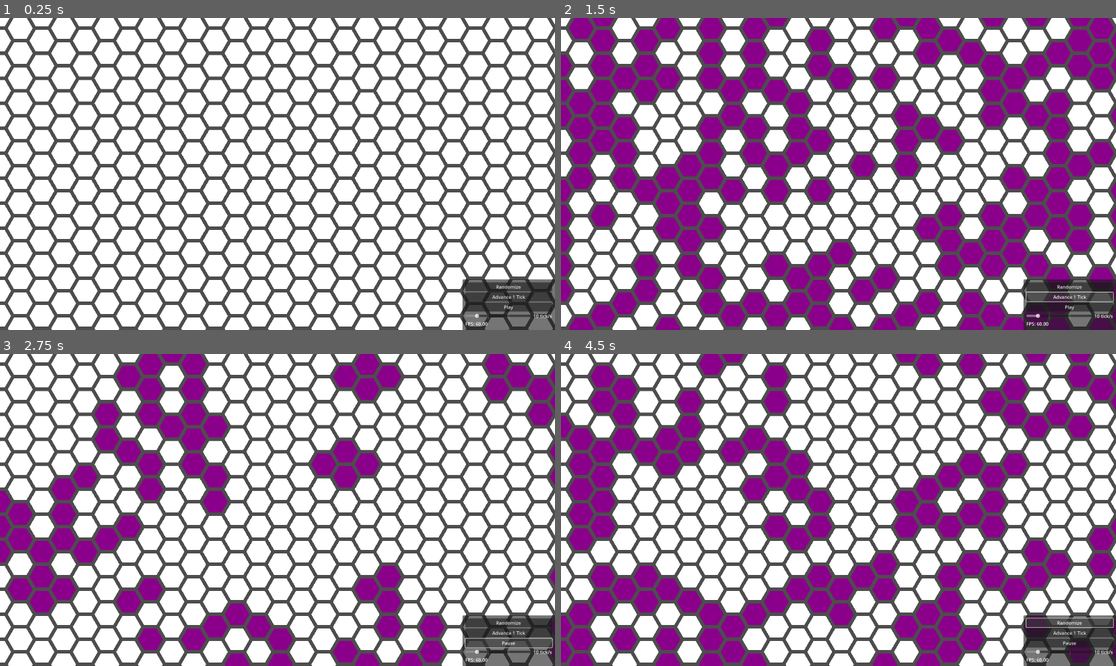
Above: before the commit, frames 1-4 (two rows, left to right).
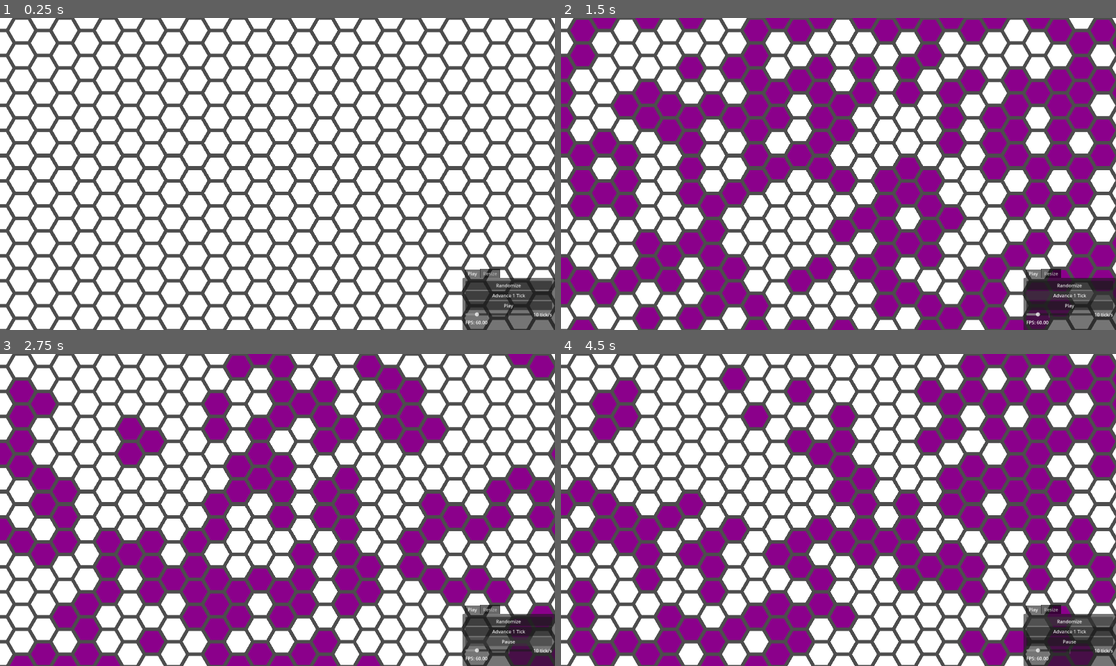
Above: after the commit, the same moments.

Repository: super-Colin/godot-hexagon-life
Game: Godot game, scene res://game.tscn
Same seed, same stepped clock (60 frames per second), same inputs: the game is played once before the commit and once after it.
Inputs:
- Up to frame 1 (0.25 s): no input
- Up to frame 2 (1.5 s): click "Randomize" at 0.5 s; click "Advance 1 Tick" at 1.25 s
- Up to frame 3 (2.75 s): click "Play" at 2 s
- Up to frame 4 (4.5 s): click "Pause" at 2.75 s; click "Play" at 3.5 s; click "Randomize" at 4.25 s

The runs differ from the first frame. In frame 1, 26% of the frame differs, in the area x 0-100%, y 0-100%; in frame 2, 56%; in frame 3, 53%; in frame 4, 52%.

Commit message:
piecing out and adding to the ui

Diff:
--- a/Globals.gd
+++ b/Globals.gd
@@ -2,11 +2,18 @@
 
 
 signal s_updateState
+signal s_playingToggled
 
 
-var gridRef
+var gridRef:Node
 var advancingTick:bool = false
 
+var playing:bool = false
+var timer:float = 0.0
+var timerTarget:float = 0.1
+
+var currentRule:Callable = Rules.conway_basic
+var currentExtraArgs:Dictionary = {"maxAge":8}
 
 
 func advanceTick():
@@ -16,7 +23,8 @@
 		else:
 			print("globals - skipping tick advance call")
 			return
-		gridRef.runRulesAlgo(rulesAlgo_basic)
+		gridRef.runRulesAlgo(currentRule, currentExtraArgs)
+		#gridRef.runRulesAlgo(conway_age, {"maxAge":8})
 		s_updateState.emit()
 		advancingTick = false
 
@@ -27,7 +35,7 @@
 		else:
 			print("globals - skipping randomize call")
 			return
-		gridRef.runRulesAlgo(rulesAlgo_randomize)
+		gridRef.runRulesAlgo(Rules.randomize_coinFlip)
 		s_updateState.emit()
 		advancingTick = false
 
@@ -37,37 +45,54 @@
 
 
 
+func togglePlaying():
+	Globals.playing = ! Globals.playing
+	s_playingToggled.emit()
 
-func rulesAlgo_randomize(_cell, _cellNeighbors)->CellStates:
-	if randi() % 2 == 0:
-		return CellStates.ALIVE
-	return CellStates.DEAD
 
-func rulesAlgo_basic(cell, cellNeighbors)->CellStates:
-	#print("rules - neighbors: ", neighbors)
-	var liveNeighbors = countLiveNeighbors(cellNeighbors)
-	if cell.currentState == CellStates.ALIVE:
-		if liveNeighbors <= 1 or liveNeighbors > 3:
-			return CellStates.DEAD
-		else:
-			return CellStates.ALIVE
-	else: # cell is dead
-		if liveNeighbors == 3:
-			return CellStates.ALIVE
-	return CellStates.DEAD
+#
+#func rulesAlgo_randomize(_cell, _cellNeighbors)->CellStates:
+	#if randi() % 2 == 0:
+		#return CellStates.ALIVE
+	#return CellStates.DEAD
+#
+#
+#func rulesAlgo_age(cell, cellNeighbors)->CellStates:
+	#if cell.age > 24:
+		#cell.age = 0
+		#return CellStates.DEAD
+	#if rulesAlgo_basic(cell, cellNeighbors) == CellStates.DEAD:
+		#cell.age = 0
+		#return CellStates.DEAD
+	#cell.age += 1
+	#return CellStates.ALIVE
+	#return rulesAlgo_basic(cell, cellNeighbors)
+#
+#func rulesAlgo_basic(cell, cellNeighbors)->CellStates:
+	##print("rules - neighbors: ", neighbors)
+	#var liveNeighbors = countLiveNeighbors(cellNeighbors)
+	#if cell.currentState == CellStates.ALIVE:
+		#if liveNeighbors <= 1 or liveNeighbors > 3:
+			#return CellStates.DEAD
+		#else:
+			#return CellStates.ALIVE
+	#else: # cell is dead
+		#if liveNeighbors == 3:
+			#return CellStates.ALIVE
+	#return CellStates.DEAD
+#
 
 
 
 
 
-
-func countLiveNeighbors(neighbors:Array)->int:
-	var total = 0
-	for n in neighbors:
-		if "currentState" in n and n.currentState == CellStates.ALIVE:
-			#print("globals - live cell")
-			total += 1
-	return total
+#func countLiveNeighbors(neighbors:Array)->int:
+	#var total = 0
+	#for n in neighbors:
+		#if "currentState" in n and n.currentState == CellStates.ALIVE:
+			##print("globals - live cell")
+			#total += 1
+	#return total
 
 
 #
--- /dev/null
+++ b/Rules.gd
@@ -0,0 +1,54 @@
+extends Node
+
+
+
+
+func randomize_coinFlip(_cell, _cellNeighbors, extraArgs:Dictionary={})->Globals.CellStates:
+	if randi() % 2 == 0:
+		return Globals.CellStates.ALIVE
+	return Globals.CellStates.DEAD
+
+
+func conway_age(cell, cellNeighbors, extraArgs:Dictionary={})->Globals.CellStates:
+	var maxAge = 24
+	if "maxAge" in extraArgs:
+		maxAge = extraArgs.maxAge
+	if cell.age > maxAge:
+		cell.age = 0
+		return Globals.CellStates.DEAD
+	if conway_basic(cell, cellNeighbors, extraArgs) == Globals.CellStates.DEAD:
+		cell.age = 0
+		return Globals.CellStates.DEAD
+	cell.age += 1
+	return Globals.CellStates.ALIVE
+
+func conway_basic(cell, cellNeighbors, extraArgs:Dictionary={})->Globals.CellStates:
+	#print("rules - neighbors: ", neighbors)
+	var liveNeighbors = countLiveNeighbors(cellNeighbors)
+	if cell.currentState == Globals.CellStates.ALIVE:
+		if liveNeighbors <= 1 or liveNeighbors > 3:
+			return Globals.CellStates.DEAD
+		else:
+			return Globals.CellStates.ALIVE
+	else: # cell is dead
+		if liveNeighbors == 3:
+			return Globals.CellStates.ALIVE
+	return Globals.CellStates.DEAD
+
+
+
+
+
+
+func countLiveNeighbors(neighbors:Array)->int:
+	var total = 0
+	for n in neighbors:
+		if "currentState" in n and n.currentState == Globals.CellStates.ALIVE:
+			#print("globals - live cell")
+			total += 1
+	return total
+
+
+
+
+#
--- /dev/null
+++ b/Utilities.gd
@@ -0,0 +1,24 @@
+extends Node
+
+
+
+
+
+
+
+
+
+
+
+
+
+
+
+
+
+
+
+
+
+
+#
--- a/game.gd
+++ b/game.gd
@@ -1,60 +1,31 @@
 extends Control
-
-
-var playing = false
-var timer = 0.0
-var timerTarget = 0.1
 
 
 
 
 
-func _ready() -> void:
-	%RandomizeButton.pressed.connect(Globals.randomizeGrid)
-	%AdvanceTickButton.pressed.connect(Globals.advanceTick)
-	%PlayButton.pressed.connect(togglePlaying)
-	%SpeedHSlider.drag_ended.connect(fpsDragEnded)
-
-
-func togglePlaying():
-	playing = ! playing
-	if playing:
-		%PlayButton.text = "Pause"
-	else:
-		%PlayButton.text = "Play"
 
 
 func _process(delta: float) -> void:
 	if Input.is_action_just_pressed("ZoomIn"):
-		print("zoom in")
+		#print("zoom in")
 		set_zoom(%Camera2D.zoom * 1.1)
-		#%Camera2D.zoom *= 1.1
 	elif Input.is_action_just_pressed("ZoomOut"):
-		print("zoom out")
+		#print("zoom out")
 		set_zoom(%Camera2D.zoom * 0.9)
-		#%Camera2D.zoom * 0.9
 	if Input.is_action_just_pressed("TogglePlaying"):
-		togglePlaying()
+		Globals.togglePlaying()
 	if Input.is_action_just_pressed("Randomize"):
 		Globals.randomizeGrid()
-	elif playing:
-		timer += delta
-		if timer >= timerTarget:
+	elif Globals.playing:
+		Globals.timer += delta
+		if Globals.timer >= Globals.timerTarget:
 			#print("game - timer is: ", timer, ", delta is: ", delta)
 			Globals.advanceTick()
-			timer = 0.0
-	%ActualSpeedLabel.text = "FPS: " + str(1.0 / delta).pad_decimals(2)
+			Globals.timer = 0.0
+	#%ActualSpeedLabel.text = "FPS: " + str(1.0 / delta).pad_decimals(2)
 
-func fpsDragEnded(valChanged):
-	if not valChanged:
-		return
-	updateTimer()
 
-func updateTimer():
-	timerTarget = %SpeedHSlider.value / 60.0 # 60 / 60 = 1 || 1 / 60 = 0.016
-	print("game - new timerTarget is: ", timerTarget)
-	#%SpeedLabel.text = str(%SpeedHSlider.value) + "ticks/s"
-	%SpeedLabel.text = str(1.0 / timerTarget).pad_decimals(2) + "ticks/s" # 60 ? ?? = 1 || 1 ? ? = 60
 
 
 
--- a/game.tscn
+++ b/game.tscn
@@ -1,7 +1,8 @@
-[gd_scene load_steps=3 format=3 uid="uid://cnaqspjjpwcg1"]
+[gd_scene load_steps=4 format=3 uid="uid://cnaqspjjpwcg1"]
 
 [ext_resource type="PackedScene" uid="uid://b1k8gu3pct8fj" path="res://grid.tscn" id="1_80nbo"]
 [ext_resource type="Script" uid="uid://rn0dild5bfh3" path="res://game.gd" id="1_e2o6t"]
+[ext_resource type="PackedScene" uid="uid://dm5u1udjxdesx" path="res://ui/ui_simulation_settings.tscn" id="4_fc0e3"]
 
 [node name="Game" type="Control"]
 layout_mode = 3
@@ -10,6 +11,7 @@
 anchor_bottom = 1.0
 grow_horizontal = 2
 grow_vertical = 2
+size_flags_horizontal = 3
 mouse_filter = 2
 script = ExtResource("1_e2o6t")
 
@@ -26,74 +28,28 @@
 
 [node name="Camera2D" type="Camera2D" parent="."]
 unique_name_in_owner = true
-position = Vector2(965, 548)
+position = Vector2(960, 540)
 
 [node name="CanvasLayer" type="CanvasLayer" parent="."]
 
 [node name="HBoxContainer" type="HBoxContainer" parent="CanvasLayer"]
-offset_left = 1600.0
-offset_right = 1920.0
-offset_bottom = 1080.0
+anchors_preset = 3
+anchor_left = 1.0
+anchor_top = 1.0
+anchor_right = 1.0
+anchor_bottom = 1.0
+offset_left = -320.0
+offset_top = -1080.0
+grow_horizontal = 0
+grow_vertical = 0
 size_flags_horizontal = 10
 
 [node name="VBoxContainer" type="VBoxContainer" parent="CanvasLayer/HBoxContainer"]
 custom_minimum_size = Vector2(300, 50)
 layout_mode = 2
 size_flags_horizontal = 8
-size_flags_vertical = 8
+alignment = 2
 
-[node name="PanelContainer" type="PanelContainer" parent="CanvasLayer/HBoxContainer/VBoxContainer"]
+[node name="SimulationSettings" parent="CanvasLayer/HBoxContainer/VBoxContainer" instance=ExtResource("4_fc0e3")]
 layout_mode = 2
-
-[node name="MarginContainer" type="MarginContainer" parent="CanvasLayer/HBoxContainer/VBoxContainer/PanelContainer"]
-layout_mode = 2
-theme_override_constants/margin_left = 10
-theme_override_constants/margin_top = 10
-theme_override_constants/margin_right = 10
-theme_override_constants/margin_bottom = 10
-
-[node name="VBoxContainer" type="VBoxContainer" parent="CanvasLayer/HBoxContainer/VBoxContainer/PanelContainer/MarginContainer"]
-custom_minimum_size = Vector2(300, 50)
-layout_mode = 2
-size_flags_horizontal = 8
-size_flags_vertical = 8
-
-[node name="RandomizeButton" type="Button" parent="CanvasLayer/HBoxContainer/VBoxContainer/PanelContainer/MarginContainer/VBoxContainer"]
-unique_name_in_owner = true
-layout_mode = 2
-text = "Randomize"
-
-[node name="AdvanceTickButton" type="Button" parent="CanvasLayer/HBoxContainer/VBoxContainer/PanelContainer/MarginContainer/VBoxContainer"]
-unique_name_in_owner = true
-layout_mode = 2
-text = "Advance 1 Tick"
-
-[node name="PlayButton" type="Button" parent="CanvasLayer/HBoxContainer/VBoxContainer/PanelContainer/MarginContainer/VBoxContainer"]
-unique_name_in_owner = true
-layout_mode = 2
-text = "Play"
-
-[node name="HBoxContainer" type="HBoxContainer" parent="CanvasLayer/HBoxContainer/VBoxContainer/PanelContainer/MarginContainer/VBoxContainer"]
-layout_mode = 2
-
-[node name="SpeedHSlider" type="HSlider" parent="CanvasLayer/HBoxContainer/VBoxContainer/PanelContainer/MarginContainer/VBoxContainer/HBoxContainer"]
-unique_name_in_owner = true
-layout_mode = 2
-size_flags_horizontal = 3
-size_flags_vertical = 4
-min_value = 1.0
-max_value = 60.0
-value = 10.0
-rounded = true
-tick_count = 4
-
-[node name="SpeedLabel" type="Label" parent="CanvasLayer/HBoxContainer/VBoxContainer/PanelContainer/MarginContainer/VBoxContainer/HBoxContainer"]
-unique_name_in_owner = true
-layout_mode = 2
-text = "10 tick/s"
-vertical_alignment = 1
-
-[node name="ActualSpeedLabel" type="Label" parent="CanvasLayer/HBoxContainer/VBoxContainer/PanelContainer/MarginContainer/VBoxContainer"]
-unique_name_in_owner = true
-layout_mode = 2
-text = "Actual Ticks/s: "
+size_flags_vertical = 1
--- a/grid.gd
+++ b/grid.gd
@@ -33,7 +33,7 @@
 
 
 
-func runRulesAlgo(rulesAlgo:Callable):
+func runRulesAlgo(rulesAlgo:Callable, extraArgs:Dictionary={}):
 	#print("grid - running rules")
 	for c in cellReferenceArray:
 		var coord = cellReferenceArray[c].coord
@@ -41,7 +41,8 @@
 		#if coord == Vector2i(3, 3):
 			#print("grid - ", coord, " live neighbors: ", Globals.countLiveNeighbors(neighbors))
 			#print("grid - ", coord, " neighbors: ", neighbors)
-		cellReferenceArray[c].setNextState(rulesAlgo.call(cellReferenceArray[c], neighbors))
+		var stateResult = rulesAlgo.call(cellReferenceArray[c], neighbors, extraArgs)
+		cellReferenceArray[c].setNextState(stateResult)
 
 
 
@@ -99,7 +100,6 @@
 	#print("grid - ref array is: ", cellReferenceArray)
 
 
-
 # these are all based on doubled hieght coords
 func neighbor_leftTop(centerCoord:Vector2i):
 	var key = str(neighborCoord_leftTop(centerCoord))
--- a/grid_cell.gd
+++ b/grid_cell.gd
@@ -22,6 +22,7 @@
 var selectedBgColor = defaultSelectedBgColor
 var hoveringOn:bool = false
 var toggledOn:bool = false
+var age = 0
 
 # State vars
 var coord:Vector2i
@@ -72,6 +73,8 @@
 
 func mouseEntered():
 	hoveringOn = true
+	if Input.is_action_pressed("MainClick"):
+		clickedOn_main()
 	#toSelectedColor()
 
 func mouseExited():
@@ -132,11 +135,5 @@
 	else:
 		currentState = Globals.CellStates.ALIVE
 	setColorWithState()
-	#if toggledOn:
-		#currentBgColor = Color.DARK_MAGENTA
-		#selectedBgColor = Color.LIGHT_SALMON
-	#else:
-		#currentBgColor = defaultBgColor
-		#selectedBgColor = defaultSelectedBgColor
 	toCurrentColor()
 #
--- a/project.godot
+++ b/project.godot
@@ -17,6 +17,7 @@
 
 [autoload]
 
+Rules="*res://Rules.gd"
 Globals="*res://Globals.gd"
 
 [display]
--- /dev/null
+++ b/ui/ui_play.gd
@@ -0,0 +1,43 @@
+extends VBoxContainer
+
+
+
+
+
+
+func _ready() -> void:
+	%RandomizeButton.pressed.connect(Globals.randomizeGrid)
+	%AdvanceTickButton.pressed.connect(Globals.advanceTick)
+	%PlayButton.pressed.connect(Globals.togglePlaying)
+	%SpeedHSlider.drag_ended.connect(fpsDragEnded)
+	Globals.s_playingToggled.connect(playingToggled)
+
+
+func _process(delta: float) -> void:
+	%ActualSpeedLabel.text = "FPS: " + str(1.0 / delta).pad_decimals(2)
+
+
+func playingToggled():
+	if Globals.playing:
+		%PlayButton.text = "Pause"
+	else:
+		%PlayButton.text = "Play"
+
+
+
+func fpsDragEnded(valChanged):
+	if not valChanged:
+		return
+	updateTimer()
+
+
+func updateTimer():
+	Globals.timerTarget = %SpeedHSlider.value / 60.0
+	print("ui_play - new timerTarget is: ", Globals.timerTarget)
+	#%SpeedLabel.text = str(%SpeedHSlider.value) + "ticks/s"
+	%SpeedLabel.text = str(1.0 / Globals.timerTarget).pad_decimals(2) + "ticks/s"
+
+
+
+
+#
--- /dev/null
+++ b/ui/ui_play.tscn
@@ -0,0 +1,52 @@
+[gd_scene load_steps=2 format=3 uid="uid://dm36il5bvf7j5"]
+
+[ext_resource type="Script" uid="uid://dage6k472j8bp" path="res://ui/ui_play.gd" id="1_ytoth"]
+
+[node name="Playing" type="VBoxContainer"]
+custom_minimum_size = Vector2(300, 50)
+size_flags_horizontal = 8
+size_flags_vertical = 8
+script = ExtResource("1_ytoth")
+
+[node name="RandomizeButton" type="Button" parent="."]
+unique_name_in_owner = true
+layout_mode = 2
+focus_mode = 0
+text = "Randomize"
+
+[node name="AdvanceTickButton" type="Button" parent="."]
+unique_name_in_owner = true
+layout_mode = 2
+focus_mode = 0
+text = "Advance 1 Tick"
+
+[node name="PlayButton" type="Button" parent="."]
+unique_name_in_owner = true
+layout_mode = 2
+focus_mode = 0
+text = "Play"
+
+[node name="HBoxContainer" type="HBoxContainer" parent="."]
+layout_mode = 2
+
+[node name="SpeedHSlider" type="HSlider" parent="HBoxContainer"]
+unique_name_in_owner = true
+layout_mode = 2
+size_flags_horizontal = 3
+size_flags_vertical = 4
+min_value = 1.0
+max_value = 60.0
+value = 10.0
+rounded = true
+tick_count = 4
+
+[node name="SpeedLabel" type="Label" parent="HBoxContainer"]
+unique_name_in_owner = true
+layout_mode = 2
+text = "10 tick/s"
+vertical_alignment = 1
+
+[node name="ActualSpeedLabel" type="Label" parent="."]
+unique_name_in_owner = true
+layout_mode = 2
+text = "Actual Ticks/s: 60.0"
--- /dev/null
+++ b/ui/ui_resize_grid.tscn
@@ -0,0 +1,35 @@
+[gd_scene format=3 uid="uid://nubxwwy4q17e"]
+
+[node name="ResizeGrid" type="VBoxContainer"]
+offset_right = 213.0
+offset_bottom = 43.0
+
+[node name="HBoxContainer" type="HBoxContainer" parent="."]
+layout_mode = 2
+
+[node name="XLabel" type="Label" parent="HBoxContainer"]
+layout_mode = 2
+text = "X:"
+
+[node name="XSpinBox" type="SpinBox" parent="HBoxContainer"]
+layout_mode = 2
+min_value = 5.0
+value = 10.0
+rounded = true
+allow_greater = true
+
+[node name="YLabel" type="Label" parent="HBoxContainer"]
+layout_mode = 2
+text = "Y:"
+
+[node name="YSpinBox" type="SpinBox" parent="HBoxContainer"]
+layout_mode = 2
+min_value = 5.0
+value = 10.0
+rounded = true
+allow_greater = true
+
+[node name="Button" type="Button" parent="."]
+layout_mode = 2
+focus_mode = 0
+text = "Remake Grid"
--- /dev/null
+++ b/ui/ui_simulation_settings.tscn
@@ -0,0 +1,39 @@
+[gd_scene load_steps=3 format=3 uid="uid://dm5u1udjxdesx"]
+
+[ext_resource type="PackedScene" uid="uid://dm36il5bvf7j5" path="res://ui/ui_play.tscn" id="1_t4yif"]
+[ext_resource type="PackedScene" uid="uid://nubxwwy4q17e" path="res://ui/ui_resize_grid.tscn" id="2_kq0ou"]
+
+[node name="SimulationSettings" type="VBoxContainer"]
+offset_right = 320.0
+offset_bottom = 175.0
+size_flags_horizontal = 3
+size_flags_vertical = 3
+
+[node name="TabContainer" type="TabContainer" parent="."]
+layout_mode = 2
+current_tab = 0
+
+[node name="Play" type="MarginContainer" parent="TabContainer"]
+layout_mode = 2
+theme_override_constants/margin_left = 10
+theme_override_constants/margin_top = 10
+theme_override_constants/margin_right = 10
+theme_override_constants/margin_bottom = 10
+metadata/_tab_index = 0
+
+[node name="Playing" parent="TabContainer/Play" instance=ExtResource("1_t4yif")]
+custom_minimum_size = Vector2(300, 160)
+layout_mode = 2
+
+[node name="Resize" type="MarginContainer" parent="TabContainer"]
+visible = false
+layout_mode = 2
+theme_override_constants/margin_left = 10
+theme_override_constants/margin_top = 10
+theme_override_constants/margin_right = 10
+theme_override_constants/margin_bottom = 10
+metadata/_tab_index = 1
+
+[node name="ResizeGrid" parent="TabContainer/Resize" instance=ExtResource("2_kq0ou")]
+custom_minimum_size = Vector2(300, 160)
+layout_mode = 2
Not shown, added: Rules.gd.uid
Not shown, added: Utilities.gd.uid
Not shown, added: export_presets.cfg
Not shown, added: ui/ui_play.gd.uid
